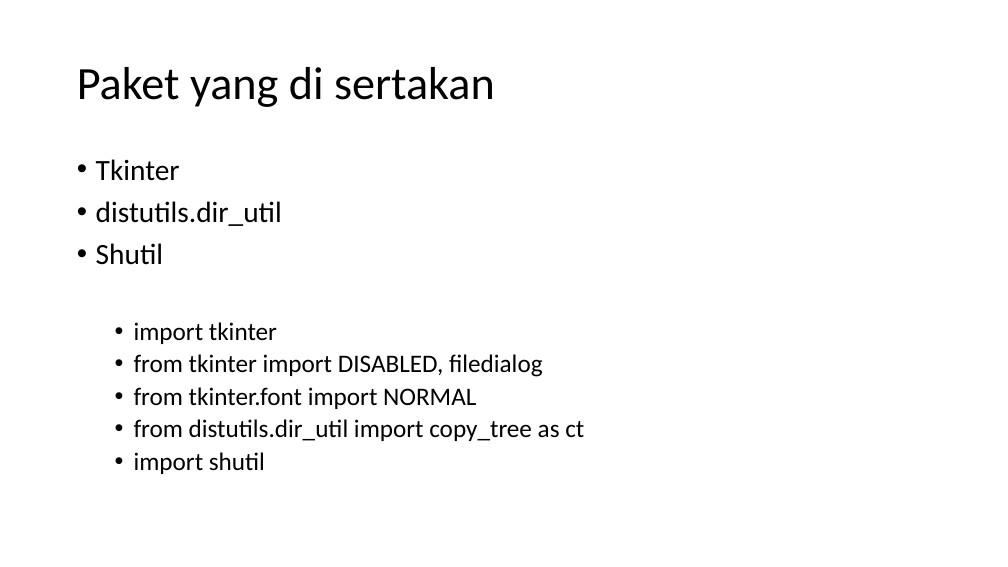
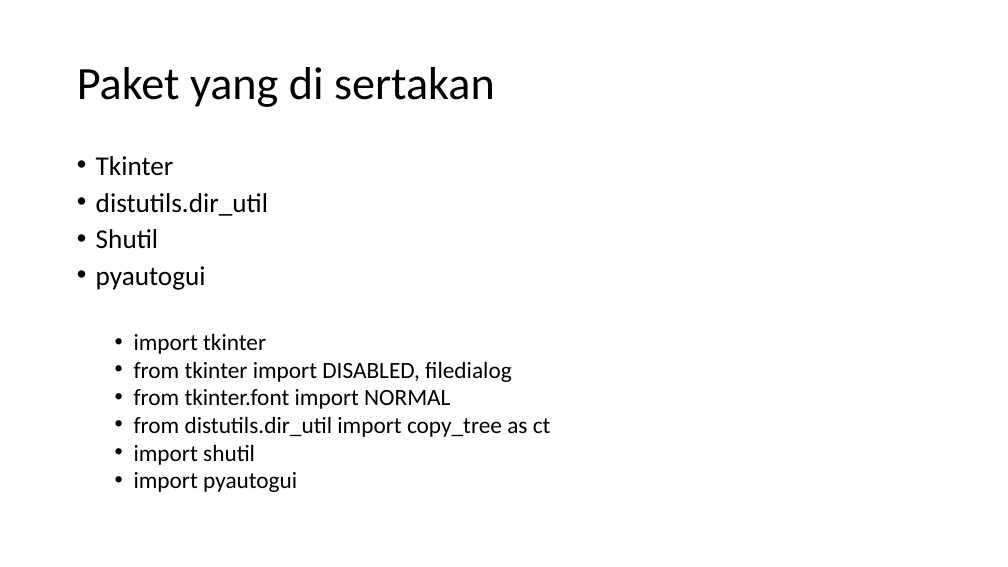
Before and after one commit to skeith/backupr, a slide deck: slide 12 of Aplikasi Backup file atau folder dengan Python-tkinter_baru.pptx (slide 8 before the commit). Drawn at 1008x567 pixels with LibreOffice and Linux fonts; fonts in the diff are those of the drawing. Boxes give left, top, right and bottom in pixels: in the first picture for what was removed or moved away, otherwise in the second. Text is boxed around its words. In the diff, an @@ line names an element or a change of style, - is before the commit and + after.

```diff
--- a/Aplikasi Backup file atau folder dengan Python-tkinter_baru.pptx
+++ b/Aplikasi Backup file atau folder dengan Python-tkinter_baru.pptx
@@ text at box(96, 156, 551, 465): size 28 to 25.9 pt in "Tkinter", "distutils.dir_util", "Shutil"; size 24 to 22.2 pt in "import tkinter", "from tkinter import DISABLED, filedialog", "from tkinter.font import NORMAL", "from distutils.dir_util import copy_tree as ct" and 1 more places; line spacing 0.9 to 0.8 @@
@@ text at box(96, 266, 206, 290): paragraph added @@
+• pyautogui
@@ text at box(134, 472, 297, 492): paragraph added @@
+  • import pyautogui
```
Also in this commit, not shown: 5 other slides changed, 8 slides added, 1 slide removed.
